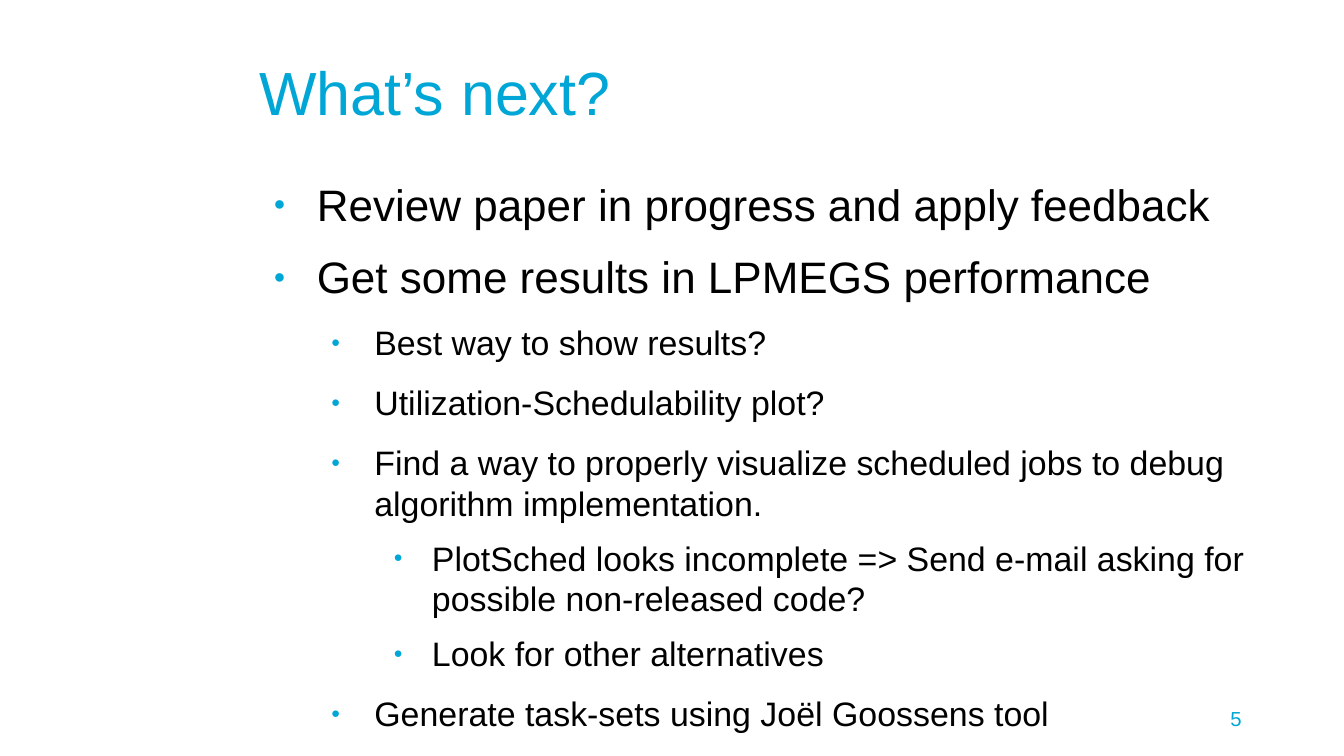
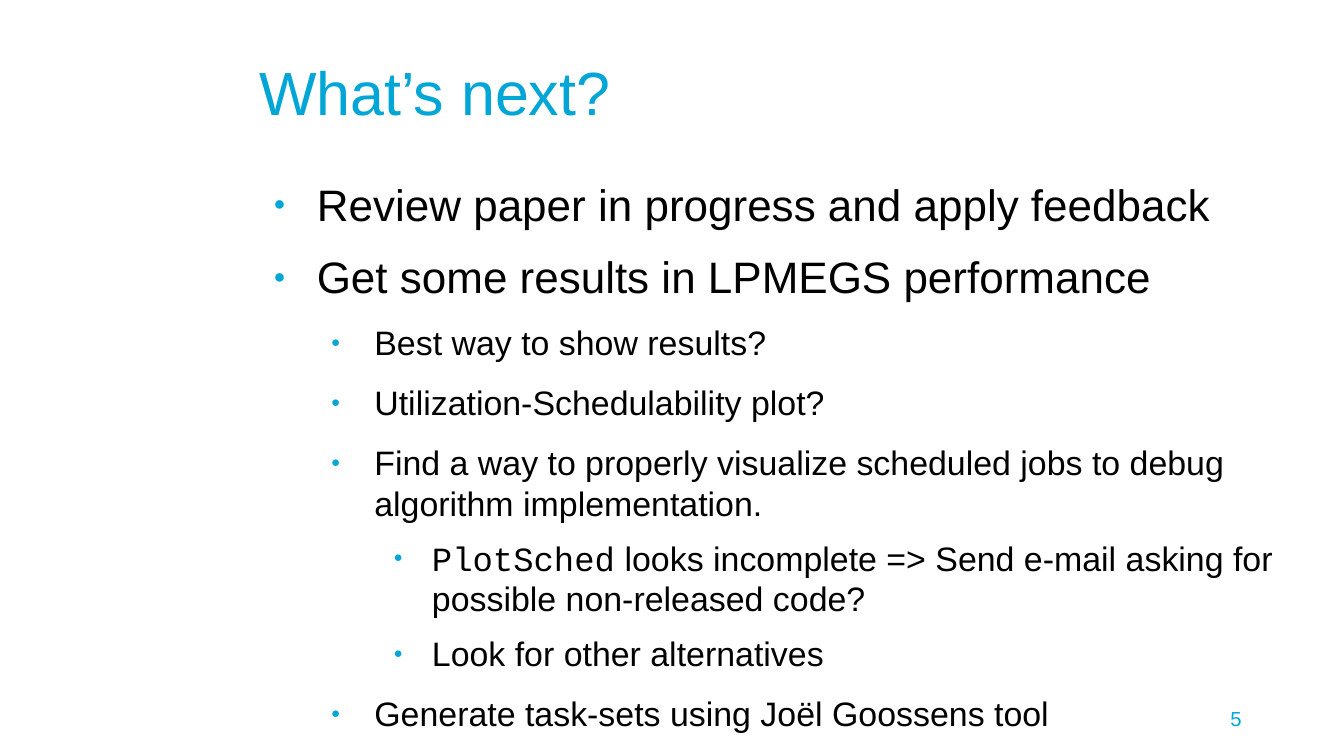
Before and after one commit to jmigual/APATeoria, a slide deck: slide 5 of Notes/TFM_presentations/2020_02_12/2020_02_12.odp. Drawn at 1344x756 pixels with LibreOffice and Linux fonts; fonts in the diff are those of the drawing; background and template pictures are left out. Boxes give left, top, right and bottom in pixels: in the first picture for what was removed or moved away, otherwise in the second. Text is boxed around its words. In the diff, an @@ line names an element or a change of style, - is before the commit and + after.

```diff
--- a/Notes/TFM_presentations/2020_02_12/2020_02_12.odp
+++ b/Notes/TFM_presentations/2020_02_12/2020_02_12.odp
@@ text at (x1=432, y1=546, x2=1273, y2=618): font Arial to Courier New in "PlotSched" @@
```
Also in this commit, not shown: 12 other files.
